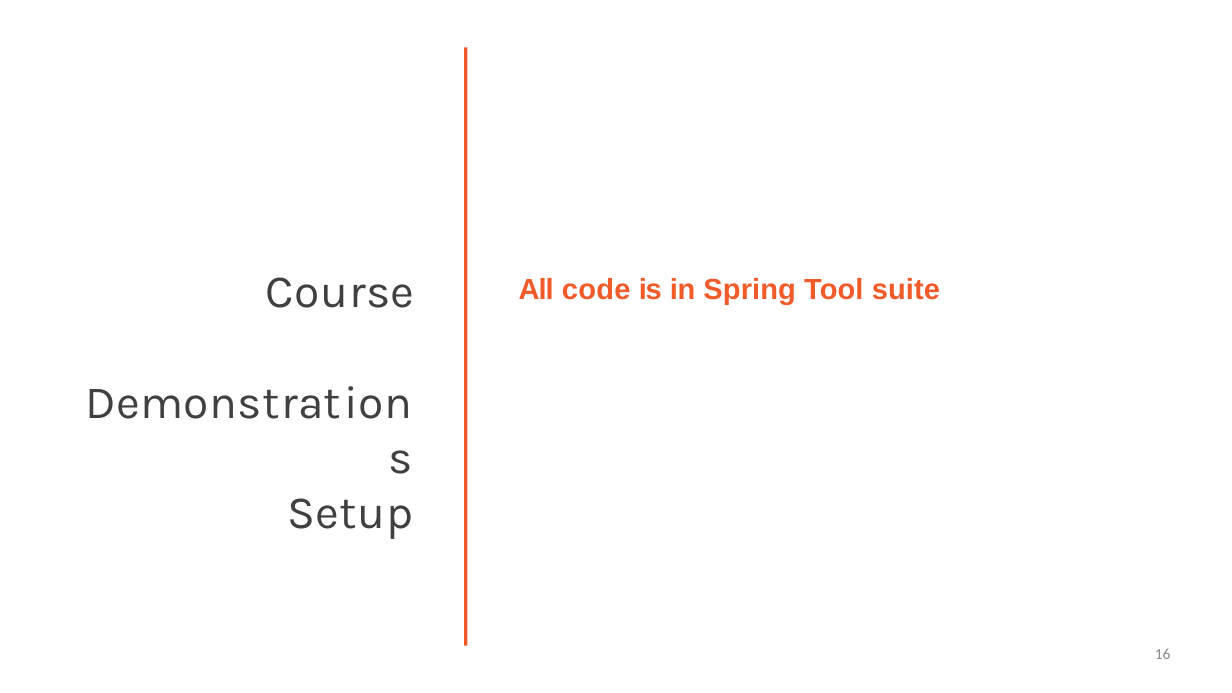
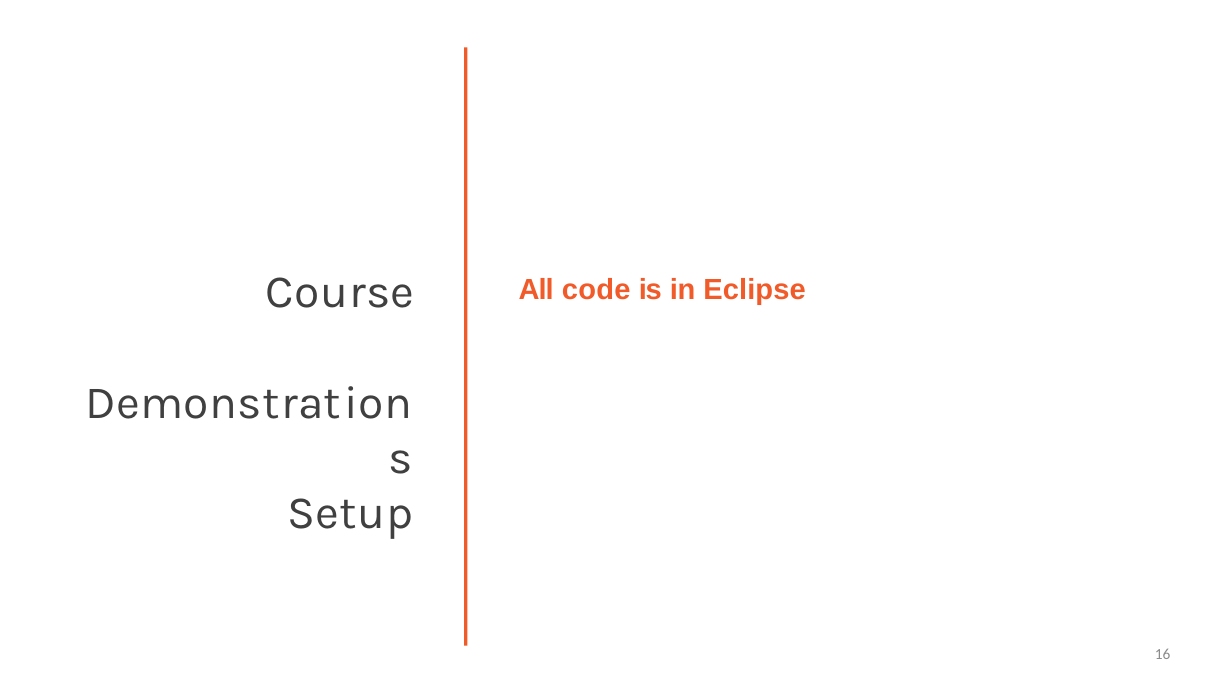
Before and after one commit to StevenJoseph19/Java, a slide deck: slide 16 of Day 6/Slides/3. Introduction to JDBC/introduction-to-jdbc-slides.pptx. Drawn at 1232x693 pixels with LibreOffice and Linux fonts; fonts in the diff are those of the drawing. Boxes give left, top, right and bottom in pixels: in the first picture for what was removed or moved away, otherwise in the second. Text is boxed around its words. In the diff, an @@ line names an element or a change of style, - is before the commit and + after.

```diff
--- a/Day 6/Slides/3. Introduction to JDBC/introduction-to-jdbc-slides.pptx
+++ b/Day 6/Slides/3. Introduction to JDBC/introduction-to-jdbc-slides.pptx
@@ text at (x1=519, y1=278, x2=805, y2=304): text changed @@
-All code is in Spring Tool suite
+All code is in Eclipse
```
Also in this commit, not shown: 3 other slides changed, 7 other files.
